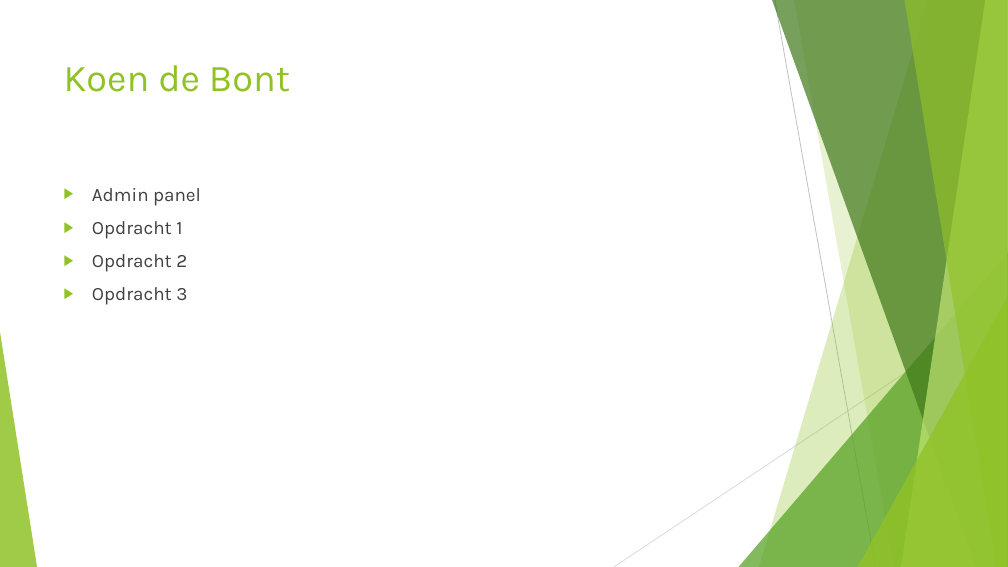
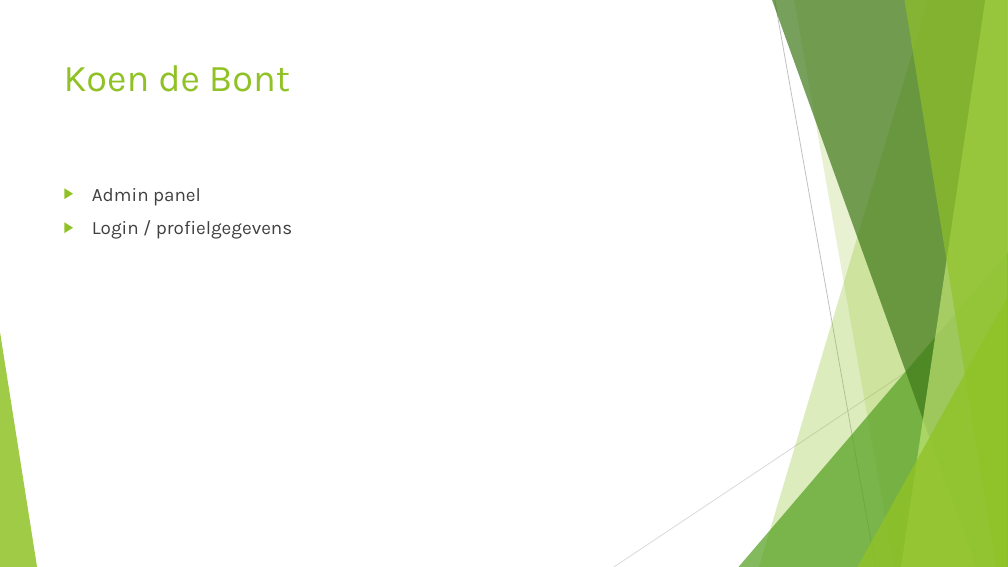
Before and after one commit to MennovanderKrift/vlambeer, a slide deck: slide 9 of presentatie_oplevering.pptx. Drawn at 1008x567 pixels with LibreOffice and Linux fonts; fonts in the diff are those of the drawing. Boxes give left, top, right and bottom in pixels: in the first picture for what was removed or moved away, otherwise in the second. Text is boxed around its words. In the diff, an @@ line names an element or a change of style, - is before the commit and + after.

Commit message:
presentatie

```diff
--- a/presentatie_oplevering.pptx
+++ b/presentatie_oplevering.pptx
@@ text at box(92, 221, 292, 239): text changed @@
-▶ Opdracht 1
-▶ Opdracht 2
-▶ Opdracht 3
+▶ Login / profielgegevens
```
